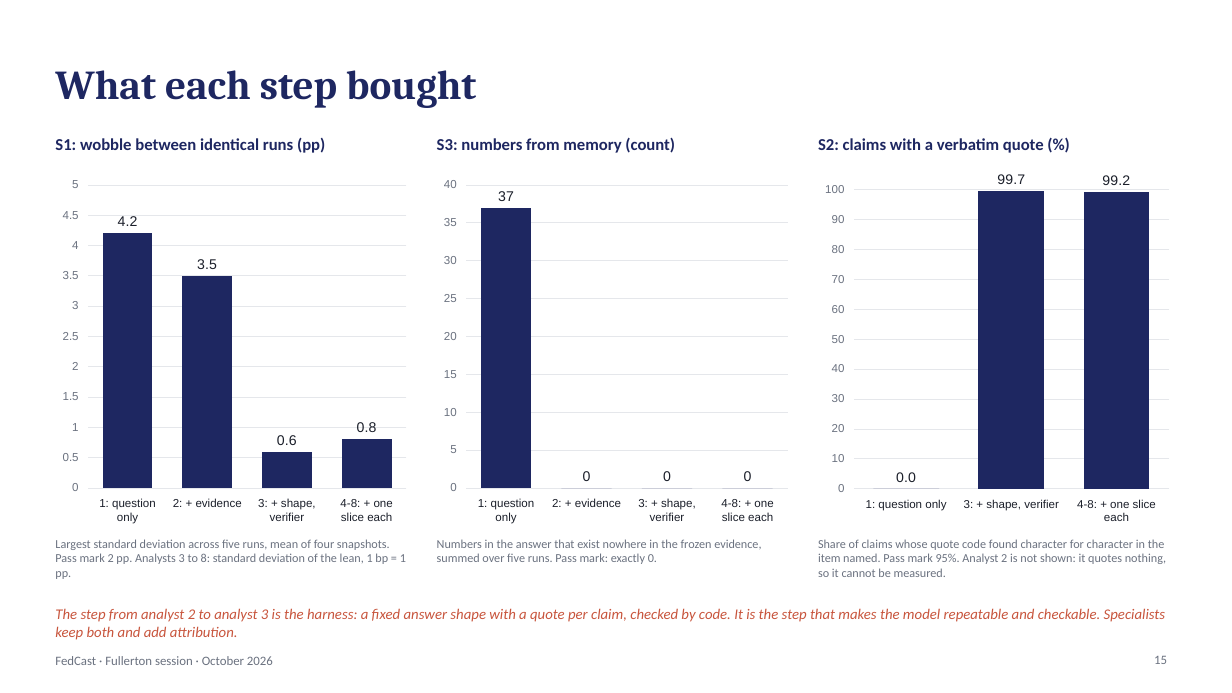
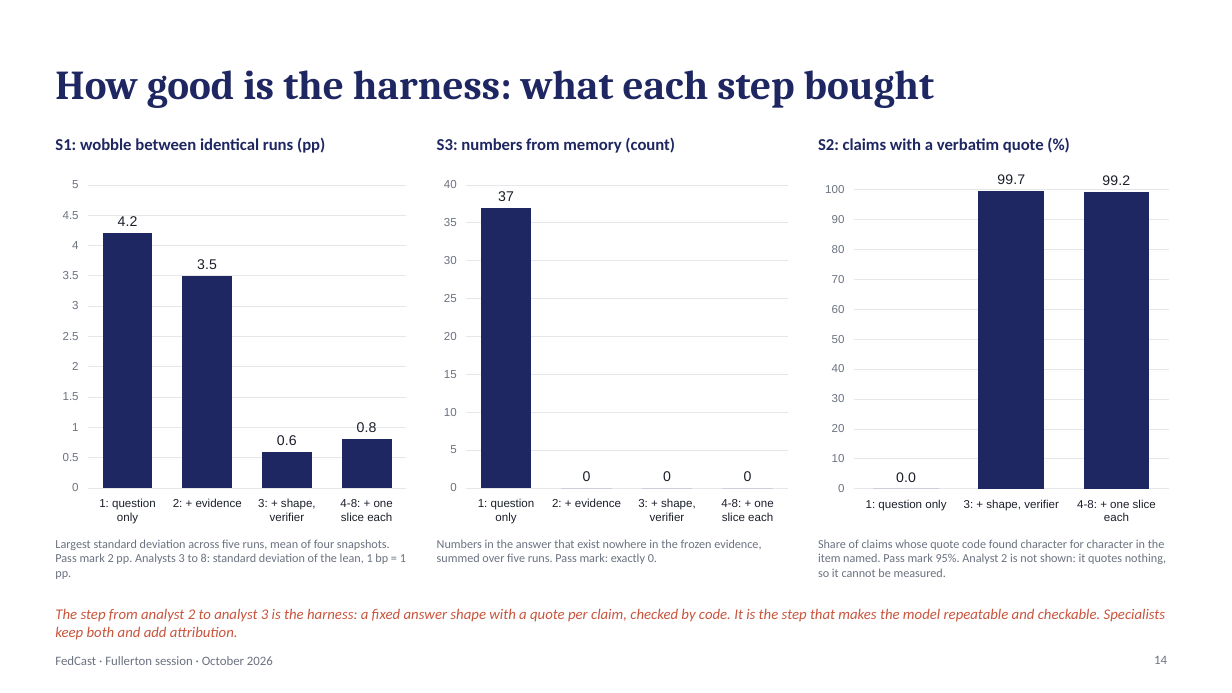
Before and after one commit to kmt112/fed-forecast, a slide deck: slide 14 of docs/FedCast_Fullerton.pptx (slide 15 before the commit). Drawn at 1232x693 pixels with LibreOffice and Linux fonts; fonts in the diff are those of the drawing. Boxes give left, top, right and bottom in pixels: in the first picture for what was removed or moved away, otherwise in the second. Text is boxed around its words. In the diff, an @@ line names an element or a change of style, - is before the commit and + after.

```diff
--- a/docs/FedCast_Fullerton.pptx
+++ b/docs/FedCast_Fullerton.pptx
@@ title at [55,70,934,108]: text changed @@
-What each step bought
+How good is the harness: what each step bought
@@ page number at [1154,656,1167,664]: text changed @@
-15
+14
```
Also in this commit, not shown: 8 other slides changed, 2 slides added, 5 slides removed, 2 other files.
